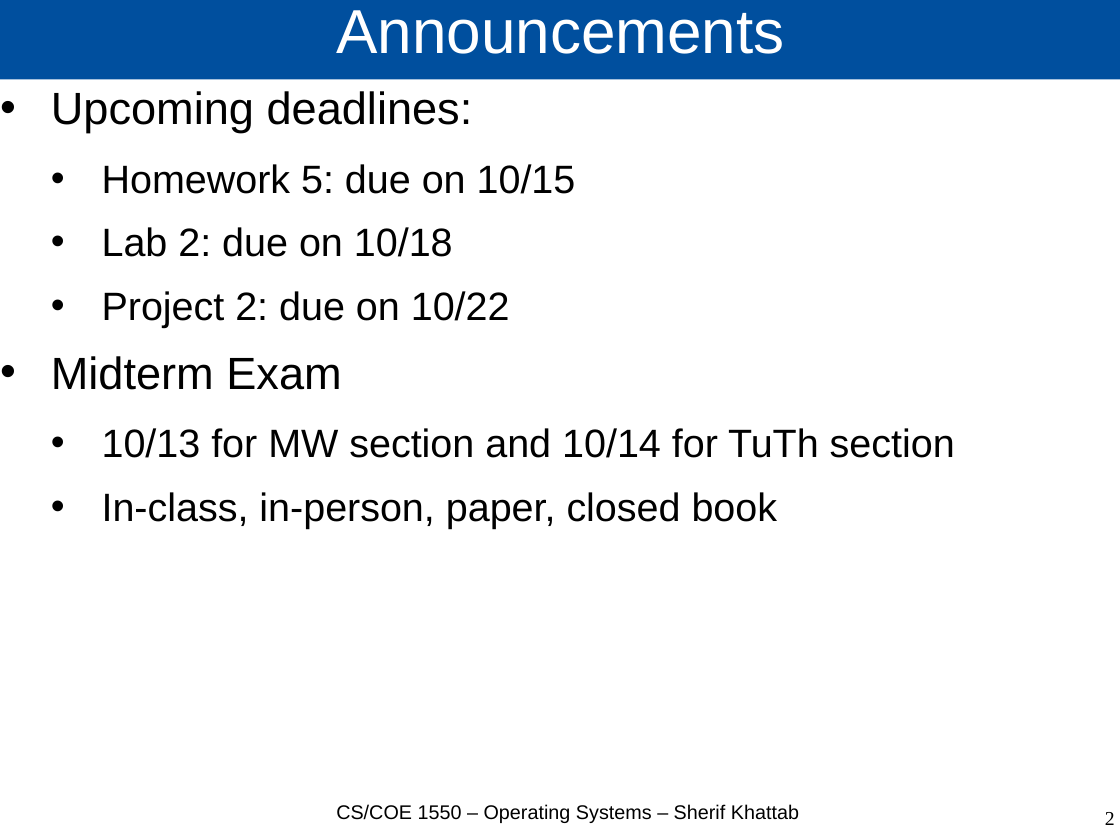
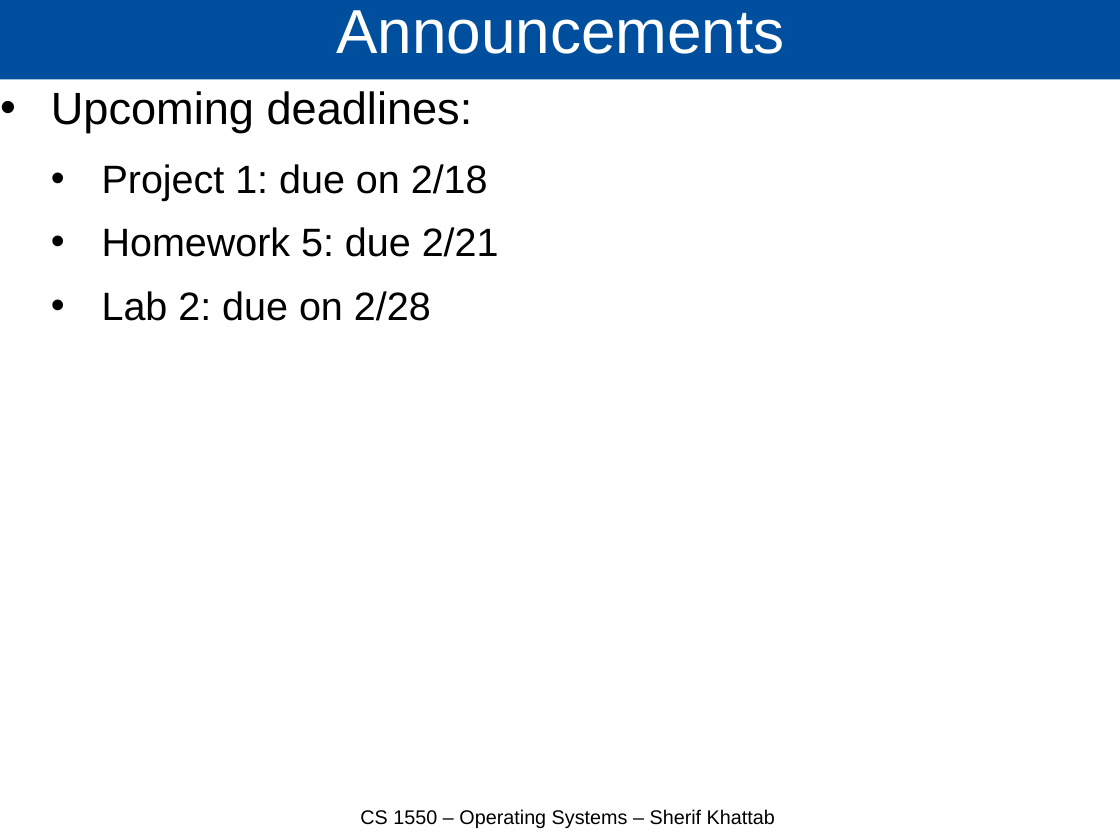
Before and after one commit to cs1550-2224/cs1550-code-handouts, a slide deck: slide 2 of DraftSlides/Lecture11.pptx. Drawn at 1120x840 pixels with LibreOffice and Linux fonts; fonts in the diff are those of the drawing. Boxes give left, top, right and bottom in pixels: in the first picture for what was removed or moved away, otherwise in the second. Text is boxed around its words. In the diff, an @@ line names an element or a change of style, - is before the commit and + after.

Commit message:
Lecture 11

```diff
--- a/DraftSlides/Lecture11.pptx
+++ b/DraftSlides/Lecture11.pptx
@@ text at (102, 164, 499, 321): text changed @@
-  • Homework 5: due on 10/15
-  • Lab 2: due on 10/18
-  • Project 2: due on 10/22
-• Midterm Exam
-  • 10/13 for MW section and 10/14 for TuTh section
-  • In-class, in-person, paper, closed book
+  • Project 1: due on 2/18
+  • Homework 5: due 2/21
+  • Lab 2: due on 2/28
@@ text at (360, 809, 775, 828): text changed @@
-CS/COE 1550 – Operating Systems – Sherif Khattab
+CS 1550 – Operating Systems – Sherif Khattab
@@ page number removed at (1105, 812, 1115, 825) @@
-2
```
Also in this commit, not shown: 3 other slides changed, 10 slides added, 1 slide removed, 1 other file.
